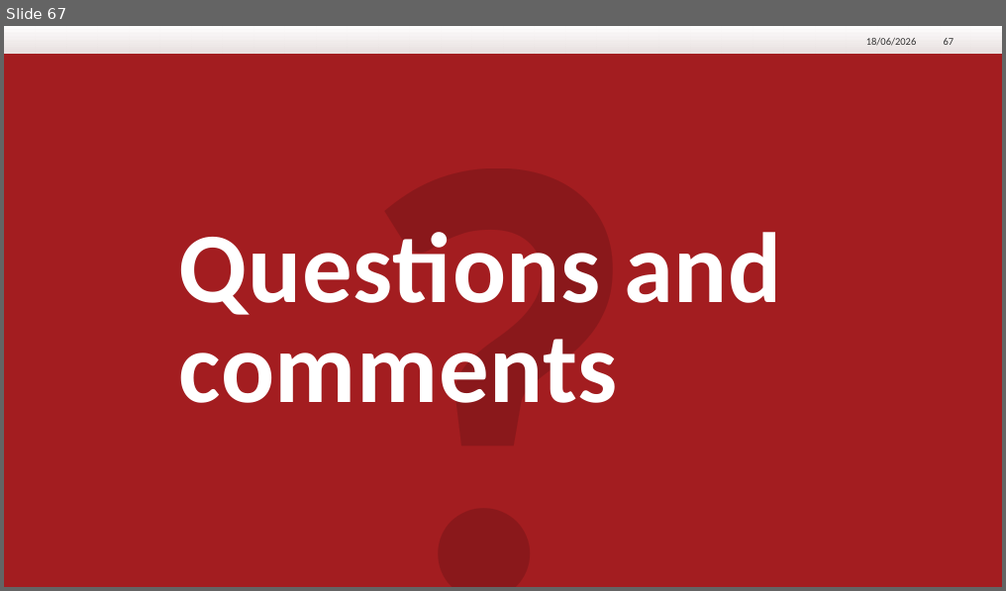
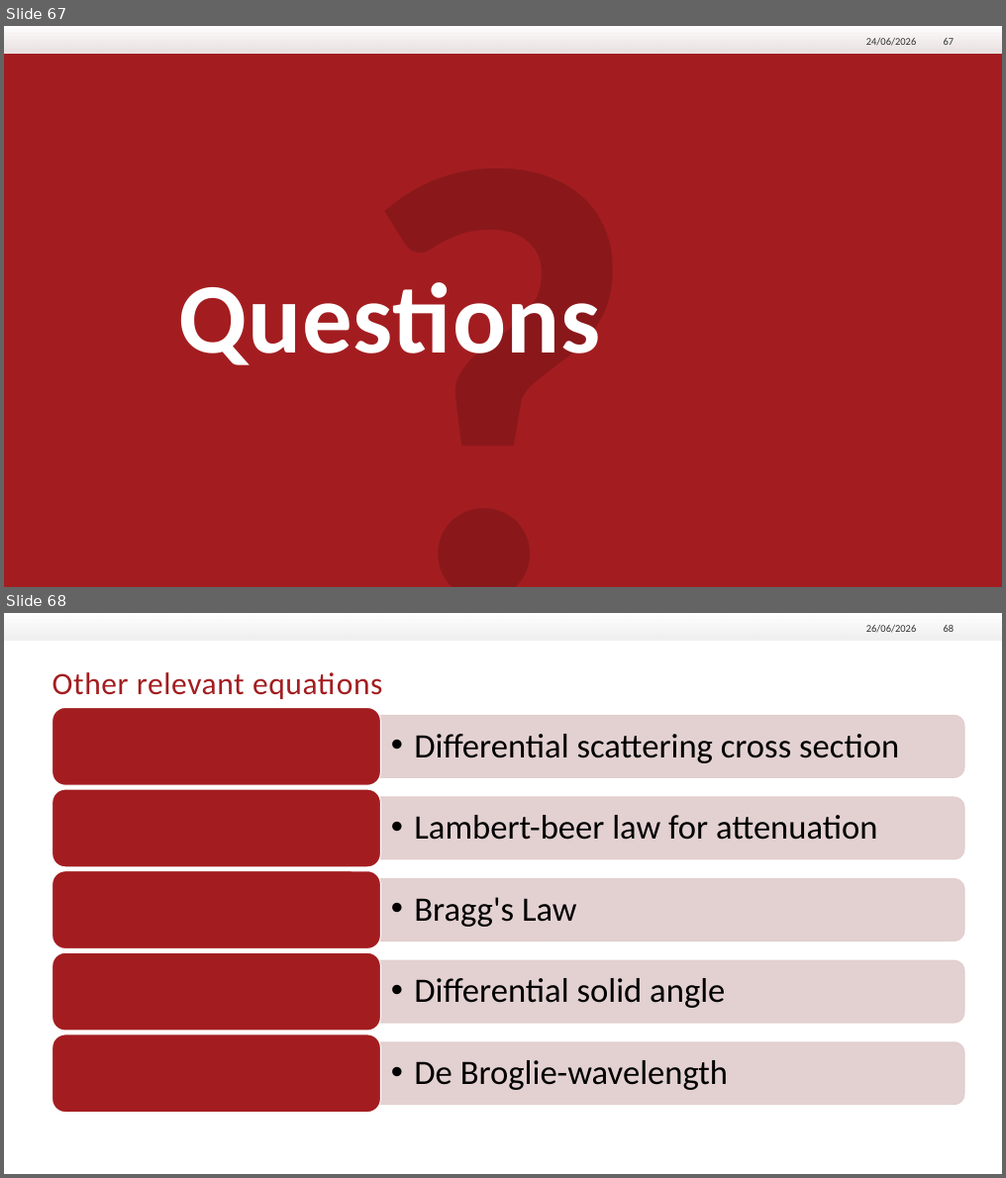
Before and after one commit to tinyThyssen/bachelor_project, a slide deck: Defense/Bachelor_defence.pptx. Shown one above the other, each under a label of ours: slide 67 before the commit, slides 67 and 68 after it. The pictures are 1006x591 and 1006x1178 pixels, drawn with LibreOffice and Linux fonts; fonts in the diff are those of the drawing; background and template pictures are left out. Boxes give left, top, right and bottom in pixels: in the first picture for what was removed or moved away, otherwise in the second. Text is boxed around its words. In the diff, an @@ line names an element or a change of style, - is before the commit and + after.

```diff
--- a/Defense/Bachelor_defence.pptx
+++ b/Defense/Bachelor_defence.pptx
@@ slide 68 added at [4,613,1002,1174], background #FFFFFF; not listed: 1 template element that a slide beside it also shows @@
@@ text added at [866,625,917,633], 10 pt, text #333333 @@
+26/06/2026
@@ page number added at [944,625,954,632], 10 pt, text #333333 @@
+68
@@ title added at [53,672,383,699], 30 pt, text #A31D20 @@
+Other relevant equations
@@ group added at [52,707,964,1112]: 5 round same rects, 5 texts, 5 rounded rectangles @@
+  • Differential scattering cross section
+  • Lambert-beer law for attenuation
+  • Bragg's Law
+  • Differential solid angle
+  • De Broglie-wavelength
@@ slide 67 changed as well @@
@@ text at [866,38,917,46]: text changed @@
-18/06/2026
+24/06/2026
@@ title at [179,282,601,366]: text changed @@
-Questions and comments
+Questions
```
Also in this commit, not shown: 63 other slides changed, 7 slides removed, 31 other files.
